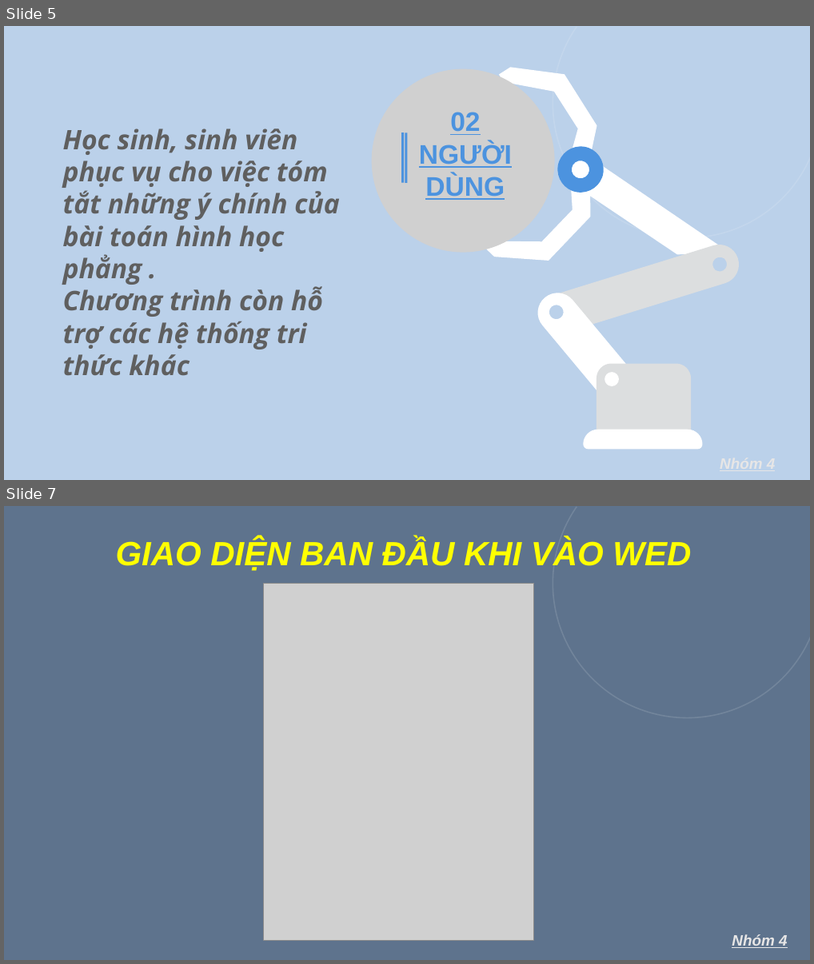
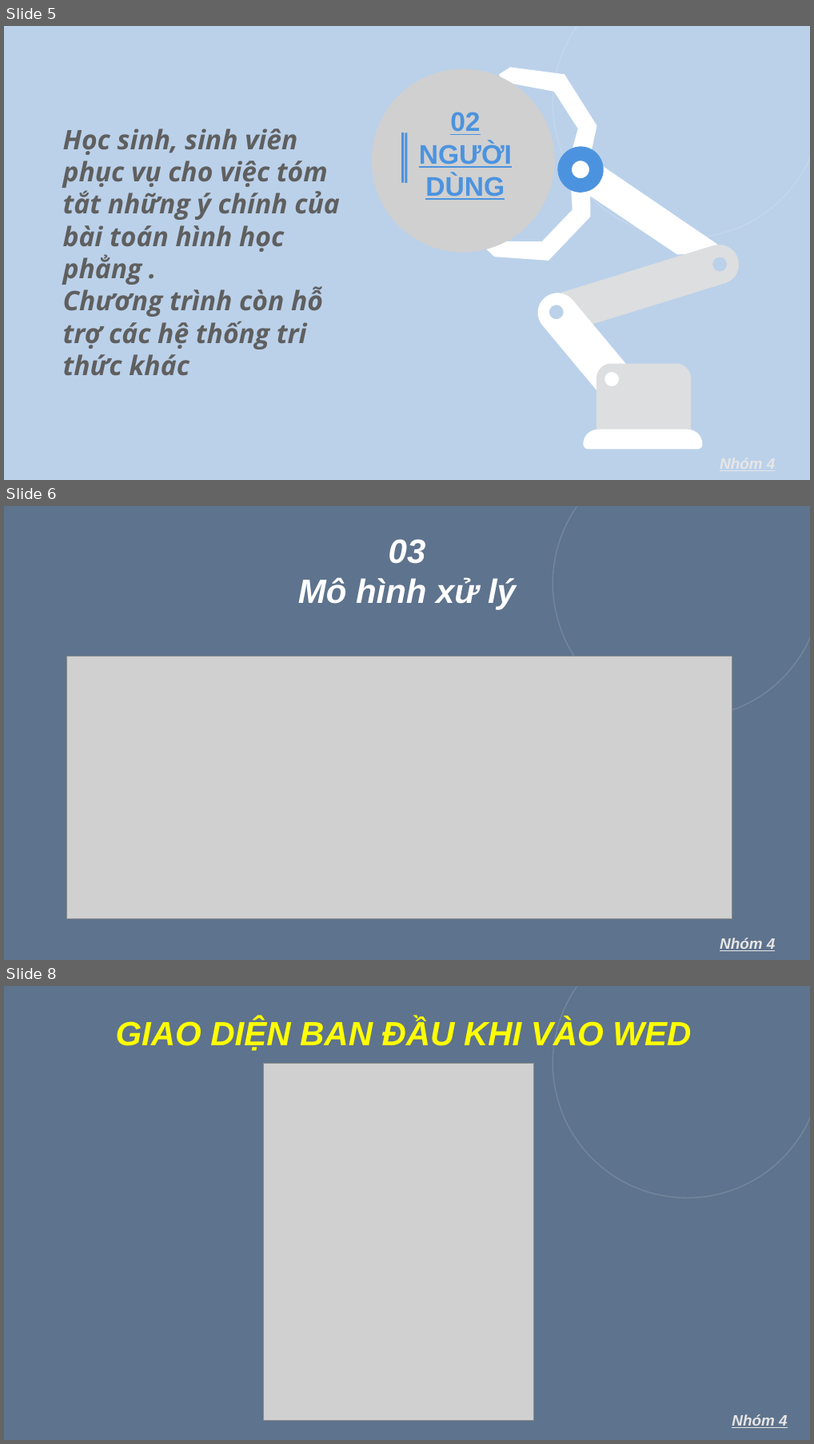
Before and after one commit to Phong940253/knowledge-base-system-excercise-3, a slide deck: BaoCao/DarkSouls_BaoCaoTriTueNhanTao.pptx. Shown one above the other, each under a label of ours: slides 5 and 7 before the commit, slides 5, 6 and 8 after it; the slides between them are not shown. The pictures are 814x964 and 814x1444 pixels, drawn with LibreOffice and Linux fonts; fonts in the diff are those of the drawing; grey boxes stand for pictures; background and template pictures are left out; a plain dark background stands for a picture behind light text. Boxes give left, top, right and bottom in pixels: in the first picture for what was removed or moved away, otherwise in the second. Text is boxed around its words. In the diff, an @@ line names an element or a change of style, - is before the commit and + after.

Commit message:
thêm mô hình xử lý

```diff
--- a/BaoCao/DarkSouls_BaoCaoTriTueNhanTao.pptx
+++ b/BaoCao/DarkSouls_BaoCaoTriTueNhanTao.pptx
@@ slide 6 added at [4,506,810,960], background picture (left out); not listed: 2 template elements that a slide beside it also shows @@
@@ text added at [298,539,516,610], 40 pt, text #FFFFFF, bold, italic @@
+03
+Mô hình xử lý
@@ picture added at [67,656,732,919] @@
@@ text added at [720,937,776,951], 18 pt, text #E7E6E6, bold, italic, underline @@
+Nhóm 4
@@ what was slide 7 is now slide 8 @@
```
Also in this commit, not shown: 4 slides changed, 1 other file.
